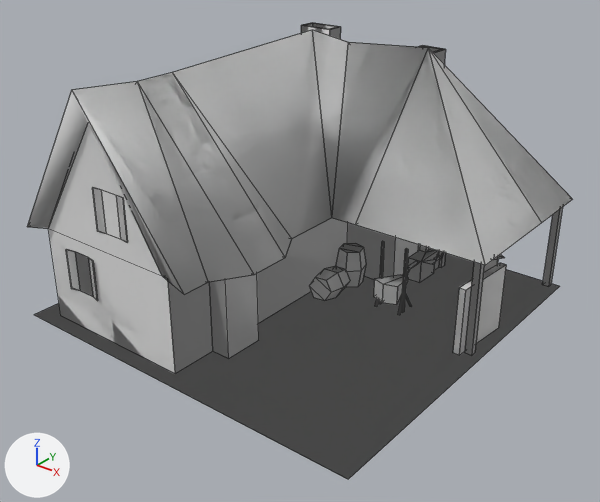
One commit to the Blender file 3DModels/BlendFiles/forge_age1.blend: the scene before it, then after it.
Rendered twice from a 50 mm lens placed at (8.03, -8.56, 6.16), pointed at (1.36, -0.23, 1.0). Lighting does not change. The marker at lower left points along +X, +Y and +Z. Mesh edges are drawn as thin lines.

Before the edit, the objects in view are built like this:
```python
me_plane_001 = bpy.data.meshes.new('Plane.001')
me_plane_001.from_pydata(...)  # 621 vertices, 542 faces, 1 loose edge; spans x -1.63..4.03, y -2.73..3.0, z 0.0..3.6
ob_plane = bpy.data.objects.new('Plane', me_plane_001)
ob_plane.location = (0.0, 0.0, 0.0)
```
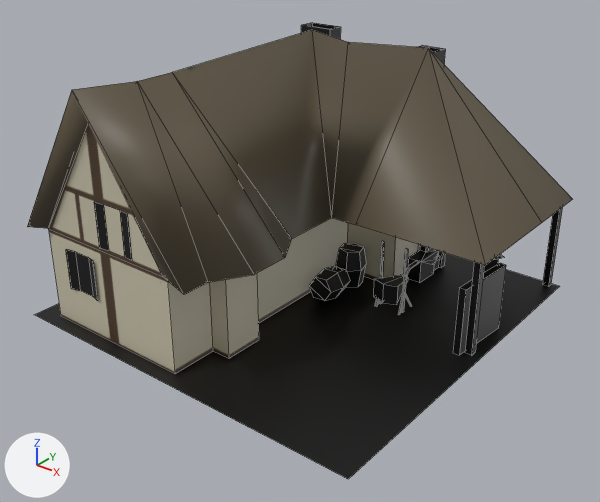
Commit message: Update de la forge

The change, as a list of edits to the scene's bpy script:
```text
Add img_forge_age1_png:
    img_forge_age1_png = load_image('forge_age1.png', '../../Textures/forge_age1.png', 1024, 1024, 'sRGB')
Add mat_forge_age1_png:
    mat_forge_age1_png = principled_material('forge_age1.png')
    mat_forge_age1_png.texture = img_forge_age1_png
Change me_plane_001:
    used by ob_plane; location = (0.0, 0.0, 0.0)
    remove me_plane_001.from_pydata(...)  # 621 vertices, 542 faces, 1 loose edge; spans x -1.63..4.03, y -2.73..3.0, z 0.0..3.6
    add me_plane_001.from_pydata(...)  # 307 vertices, 271 faces, 1 loose edge; spans x -1.63..4.03, y -2.73..3.0, z 0.0..3.6
    me_plane_001 part 1: the loose piece of 12 vertices spanning x -0.17..0.4, y -2.52..-2.5, z 1.69..2.29 is rebuilt with 12 vertices and now spans x -0.17..0.45, y -2.52..-2.5, z 1.45..2.1, in mat_forge_age1_png (picture img_forge_age1_png)
    me_plane_001 part 2: 16 loose pieces with 307 vertices, spanning x -1.63..4.03, y -2.73..3.0, z 0.0..3.6, are deleted
    me_plane_001 part 3
    7 vertices are removed from x -1.3..2.0, y -2.5..2.5, z 1.4
    255 faces are deleted
    57 new faces join them, smooth
    198 new faces join them
    me_plane_001 part 4: 250 faces spanning x -1.63..4.03, y -2.73..3.0, z 0.0..3.6 switch from no material to mat_forge_age1_png (picture img_forge_age1_png)
```

Boxes [x1, y1, x2, y2] around the edits, measured in the pictures (600 x 502 px; the box of a moved part takes in the faces that stretch with it):
part 1 of me_plane_001, rebuilt (not visible before): after [94, 202, 132, 261]
part 2 of me_plane_001, deleted: before [27, 22, 572, 479]
part 3 of me_plane_001, moved or reshaped: before [51, 125, 418, 371]; after [48, 123, 418, 374]
part 4 of me_plane_001, recoloured: after [27, 22, 572, 479]
